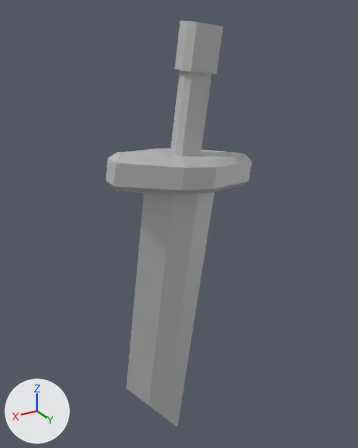
The FBX model FishPunch Project/TrickyTracks/Assets/TrickyTracks/Meshes/Environment/Swords/Sword_002_Enviroment_001_Broken.fbx as it was, and as the next commit left it.
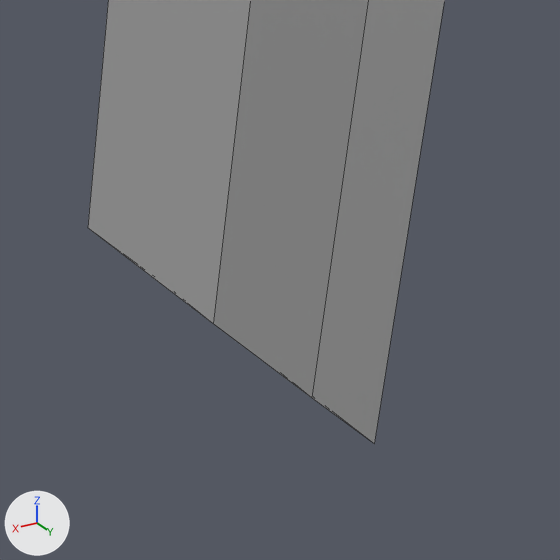
There are two pictures of each version: one whole from a camera (50 mm lens) standing at (0.71, 3.43, 6.01) and looking at (-1.42, -0.12, 4.24), one close up on the part from 31% to 59% of the width and 78% to 100% of the height. Every picture has the same lights, and +X, +Y and +Z are marked at lower left. The close-ups show mesh edges as thin lines. Where no turn or scale is listed for an object, it has been applied to the vertices.

Objects in the first close-up: 'Sword_002_Enviroment_001_Broken'.
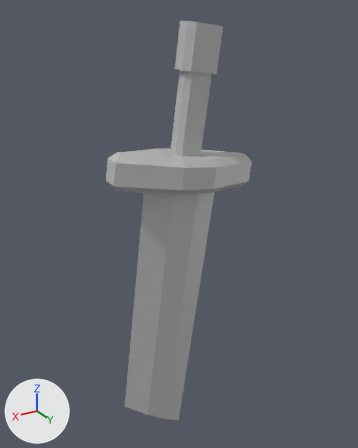
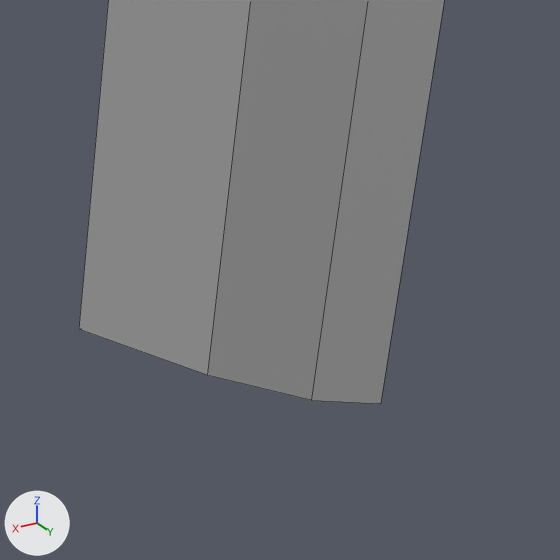
Where the newer file only moved an object's origin or applied its transform, the numbers keep the older frame.

Diff of the bpy script that builds the scene:
```diff
--- a/FishPunch Project/TrickyTracks/Assets/TrickyTracks/Meshes/Environment/Swords/Sword_002_Enviroment_001_Broken.fbx.py
+++ b/FishPunch Project/TrickyTracks/Assets/TrickyTracks/Meshes/Environment/Swords/Sword_002_Enviroment_001_Broken.fbx.py
@@ me_mesh @@
 me_mesh.from_pydata(...)  # 86 vertices, 78 faces; spans x -0.67..0.67, y -0.25..0.25, z -1.99..1.99
 # used by ob_sword_002_enviroment_001_broken; location = (-1.388, 0.0, 3.956)
 # verts and faces of me_mesh; kept vertices keep their numbers, new ones are numbered from 86
 # before: 80 (0.25, -0.08, -1.76), 81 (0.44, -0.08, -1.5), 82 (0.24, 0.08, -1.72) at pixel (311, 397), 83 (0.43, 0.08, -1.45) at pixel (213, 323), 84 (0.62, 0.0, -1.22) at pixel (87, 227)
 # before: 85 (0.06, 0.0, -1.99) at pixel (374, 443)
+# me_mesh part 1
+delete_faces([(80, 82, 83, 81), (80, 85, 82), (81, 83, 84)])
+verts[81] = (0.45, -0.08, -1.6)  # moved
+verts[83] = (0.45, 0.08, -1.56)  # moved, pixel (207, 375)
+verts[84] = (0.65, 0.0, -1.43)  # moved, pixel (78, 329)
+verts[85] = (0.05, 0.0, -1.9)  # moved, pixel (380, 403)
 me_mesh.materials.append(mat_lambert1)
```

Changed parts and their boxes (x1, y1, x2, y2) in the close-ups (560 x 560 px):
'Sword_002_Enviroment_001_Broken', reshaped: before (88, 0, 444, 443); after (79, 0, 444, 404)
